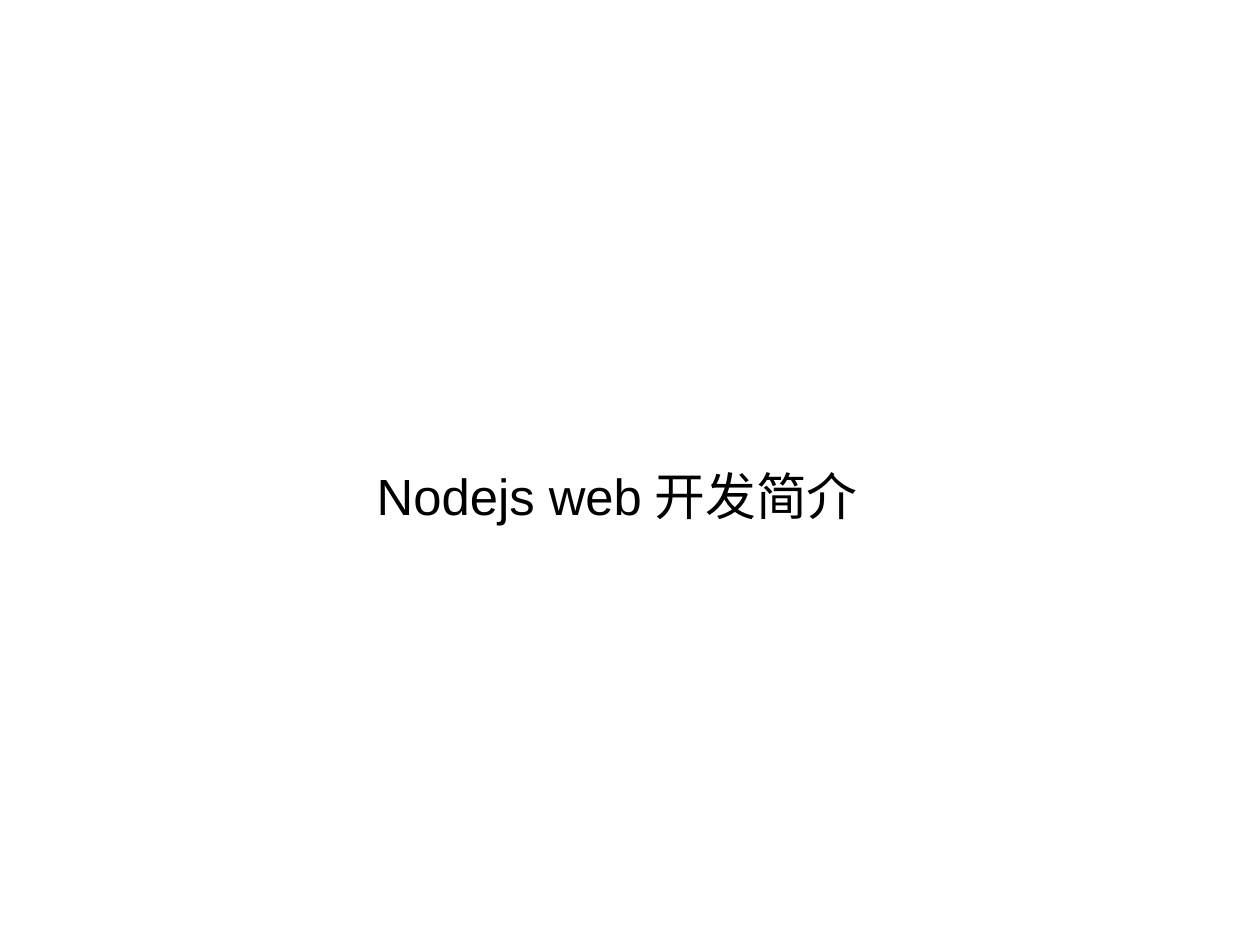
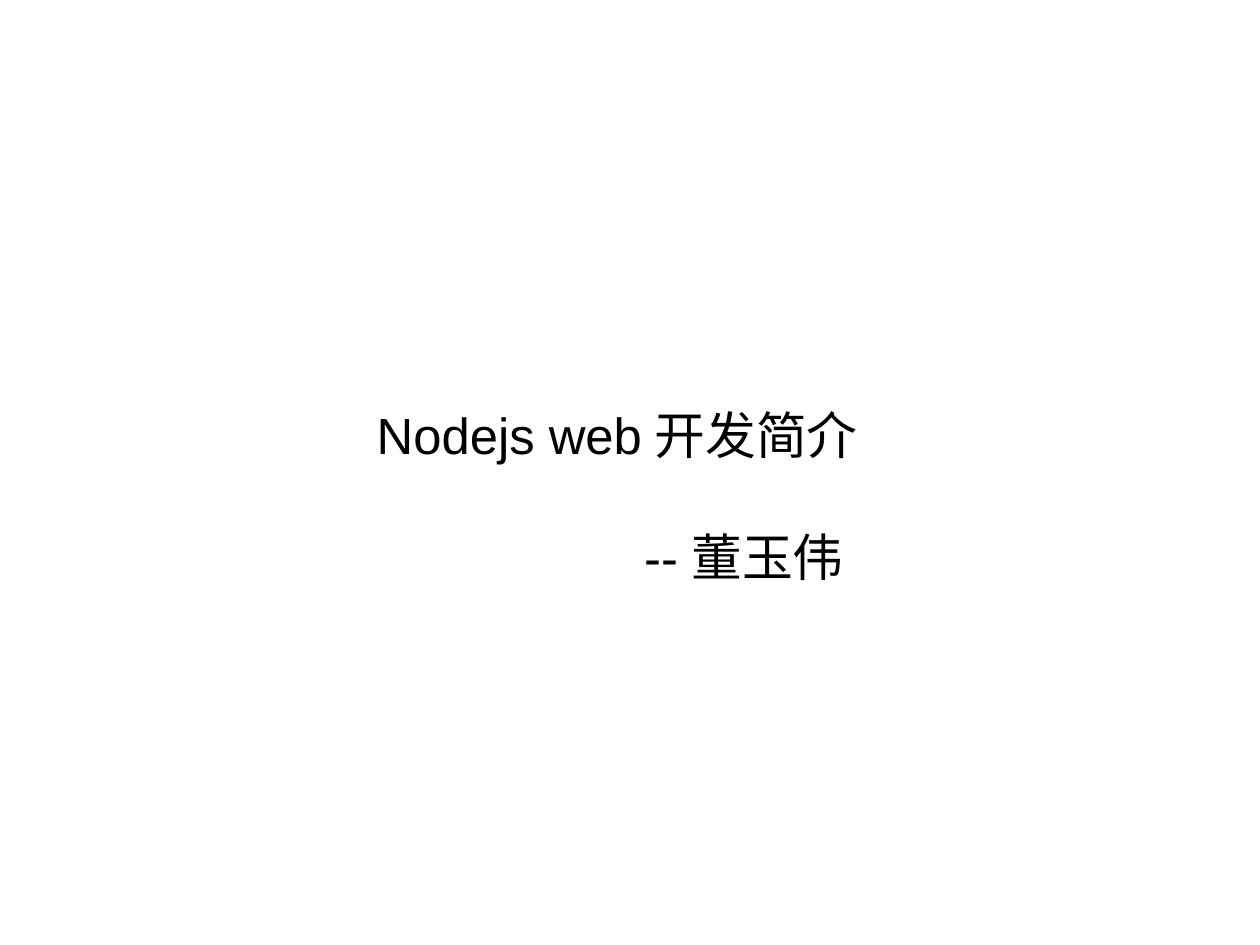
Before and after one commit to dongyuwei/frontend-utils, a slide deck: slide 1 of nodejs-web-dev-demo/nodejs-web-dev.odp. Drawn at 1260x945 pixels with LibreOffice and Linux fonts; fonts in the diff are those of the drawing. Boxes give left, top, right and bottom in pixels: in the first picture for what was removed or moved away, otherwise in the second. Text is boxed around its words. In the diff, an @@ line names an element or a change of style, - is before the commit and + after.

```diff
--- a/nodejs-web-dev-demo/nodejs-web-dev.odp
+++ b/nodejs-web-dev-demo/nodejs-web-dev.odp
@@ subtitle at [691, 533, 843, 580]: paragraph added @@
+--董玉伟
```
Also in this commit, not shown: 1 other slide changed, 2 slides added, 1 other file.
